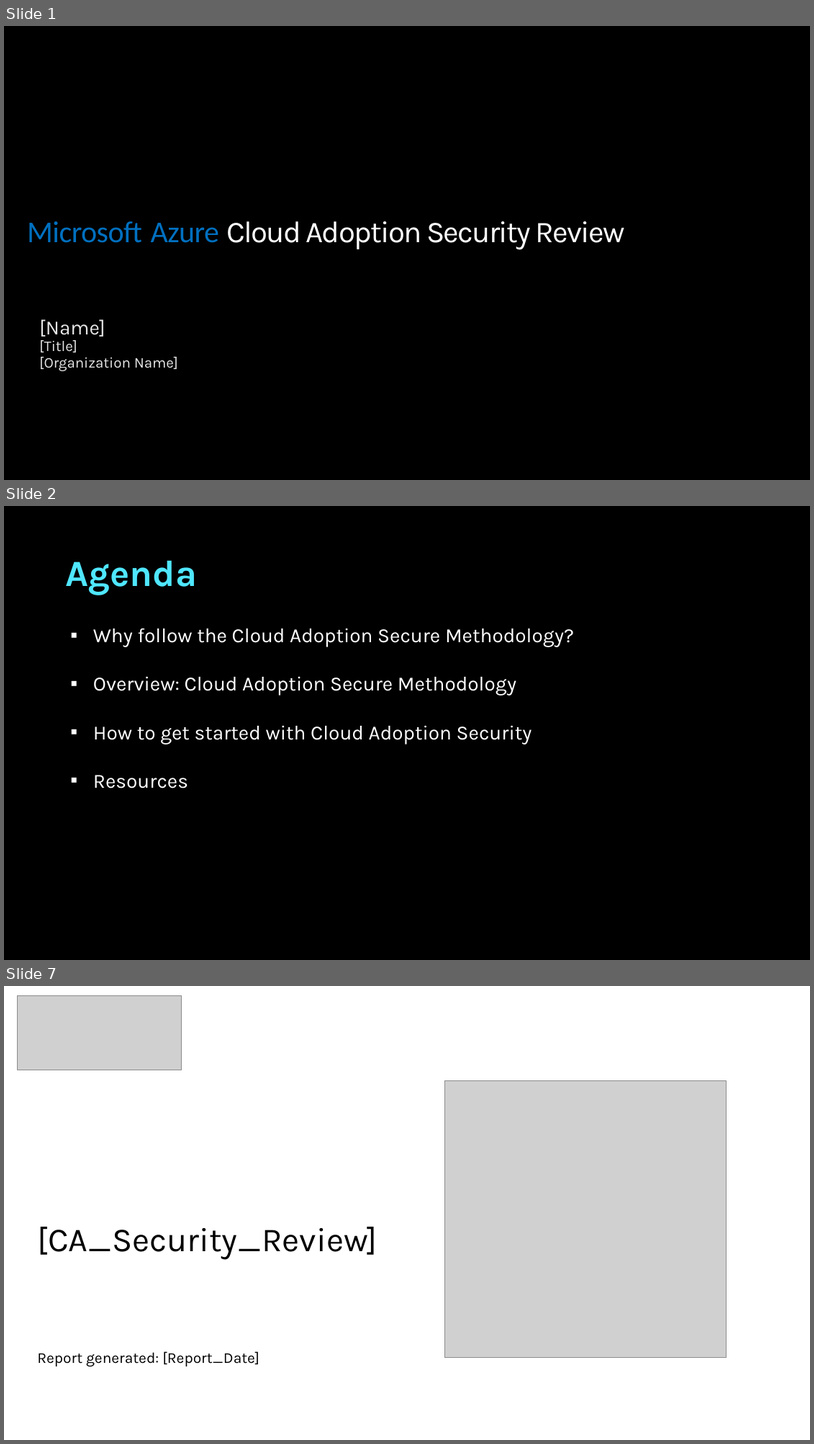
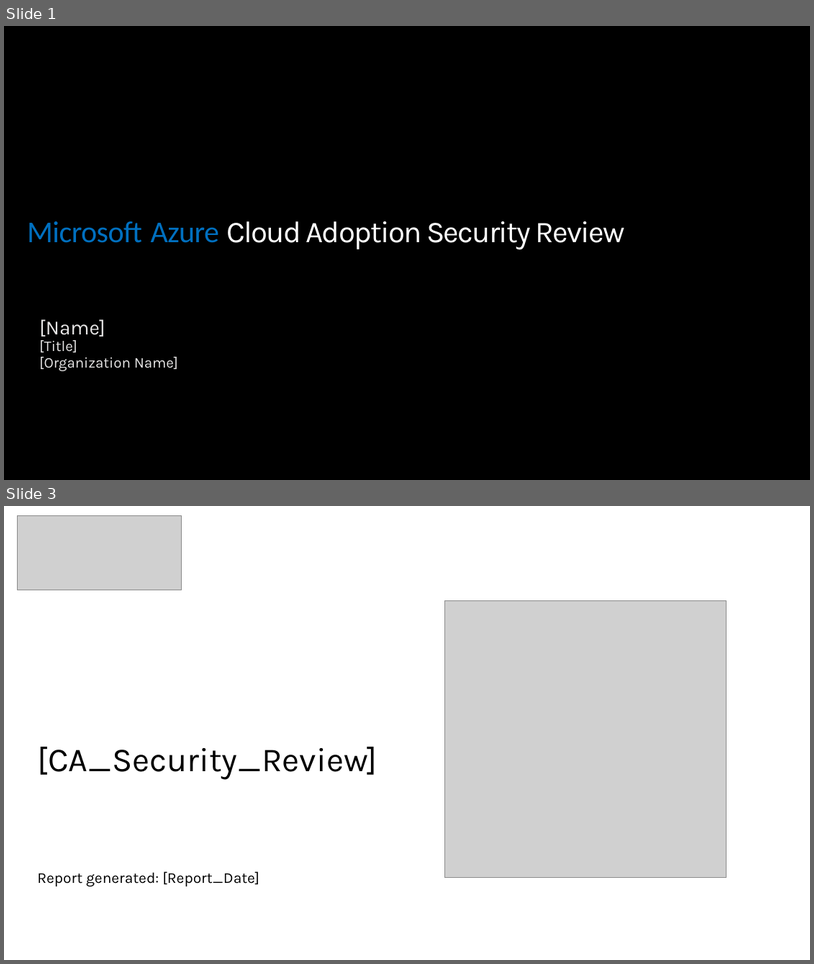
Before and after one commit to Azure/WellArchitected-Tools, a slide deck: WARP/PnP_PowerPointReport_Template - CloudAdoption.pptx. Shown one above the other, each under a label of ours: slides 1, 2 and 7 before the commit, slides 1 and 3 after it; the slides between them are not shown. The pictures are 814x1444 and 814x964 pixels, drawn with LibreOffice and Linux fonts; fonts in the diff are those of the drawing; grey boxes stand for pictures. Boxes give left, top, right and bottom in pixels: in the first picture for what was removed or moved away, otherwise in the second. Text is boxed around its words. In the diff, an @@ line names an element or a change of style, - is before the commit and + after.

```diff
--- a/WARP/PnP_PowerPointReport_Template - CloudAdoption.pptx
+++ b/WARP/PnP_PowerPointReport_Template - CloudAdoption.pptx
@@ slide 2 removed at [4, 506, 810, 960], background #000000 @@
@@ title removed at [65, 560, 197, 595] @@
-Agenda
@@ text removed at [93, 628, 574, 788] @@
-▪ Why follow the Cloud Adoption Secure Methodology?
-▪ Overview: Cloud Adoption Secure Methodology
-▪ How to get started with Cloud Adoption Security
-▪ Resources
@@ what was slide 7 is now slide 3 @@
```
Also in this commit, not shown: 1 slide changed, 1 slide added, 4 other slides removed, 8 other files.
